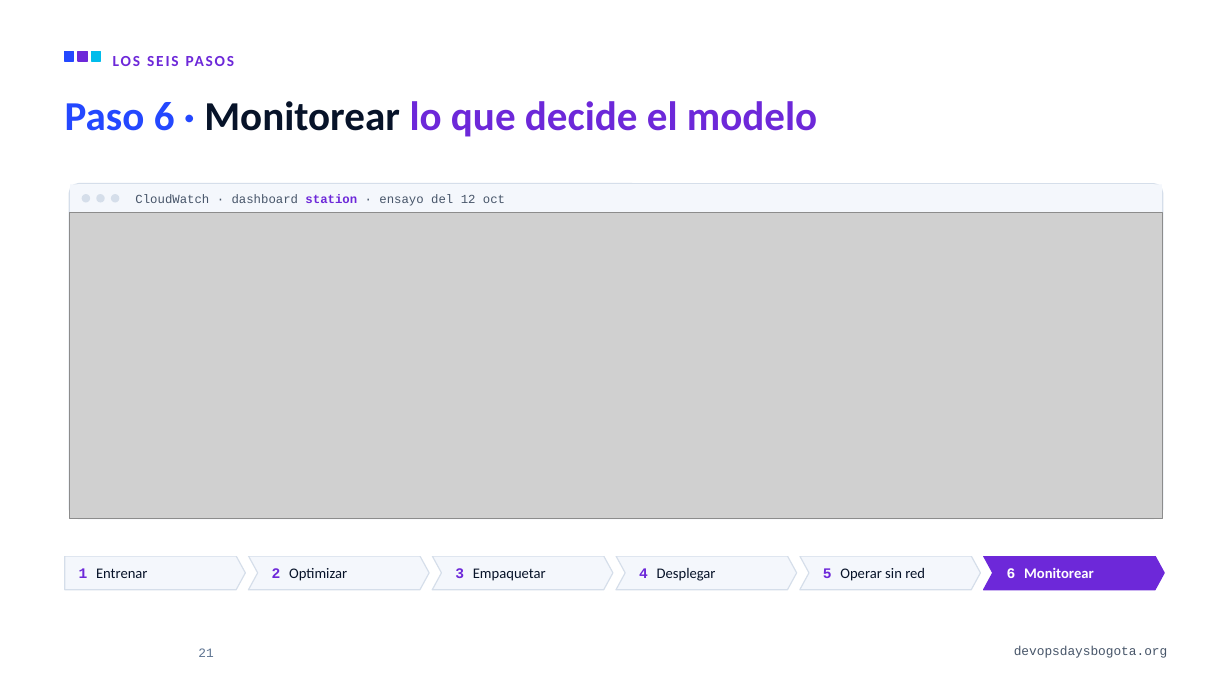
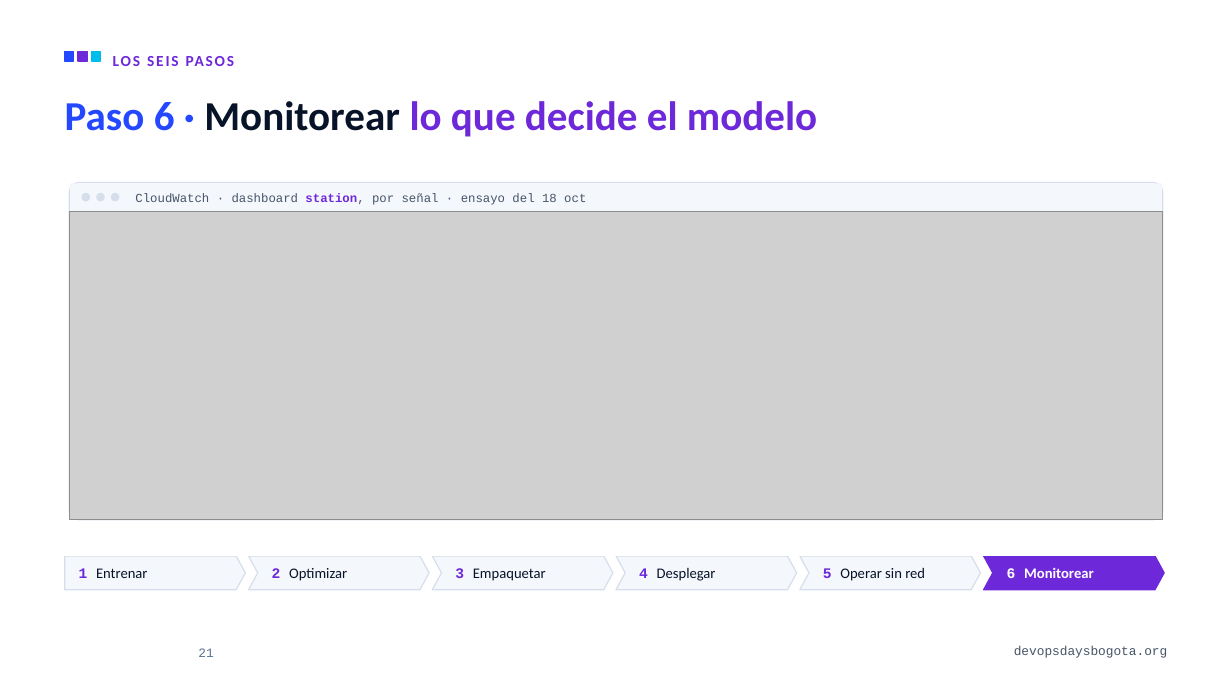
Before and after one commit to alejandro945/mlops-a-ciegas, a slide deck: slide 21 of talk/MLOps-a-ciegas-DevOpsDays-Bogota-2026.pptx. Drawn at 1232x693 pixels with LibreOffice and Linux fonts; fonts in the diff are those of the drawing; grey boxes stand for pictures; background and template pictures are left out. Boxes give left, top, right and bottom in pixels: in the first picture for what was removed or moved away, otherwise in the second. Text is boxed around its words. In the diff, an @@ line names an element or a change of style, - is before the commit and + after.

```diff
--- a/talk/MLOps-a-ciegas-DevOpsDays-Bogota-2026.pptx
+++ b/talk/MLOps-a-ciegas-DevOpsDays-Bogota-2026.pptx
@@ rounded rectangle at [69, 183, 1163, 520]: proportions changed @@
@@ text at [135, 193, 586, 205]: text changed @@
-CloudWatch · dashboard station · ensayo del 12 oct
+CloudWatch · dashboard station, por señal · ensayo del 18 oct
```
Also in this commit, not shown: 5 other slides changed, 12 other files.
